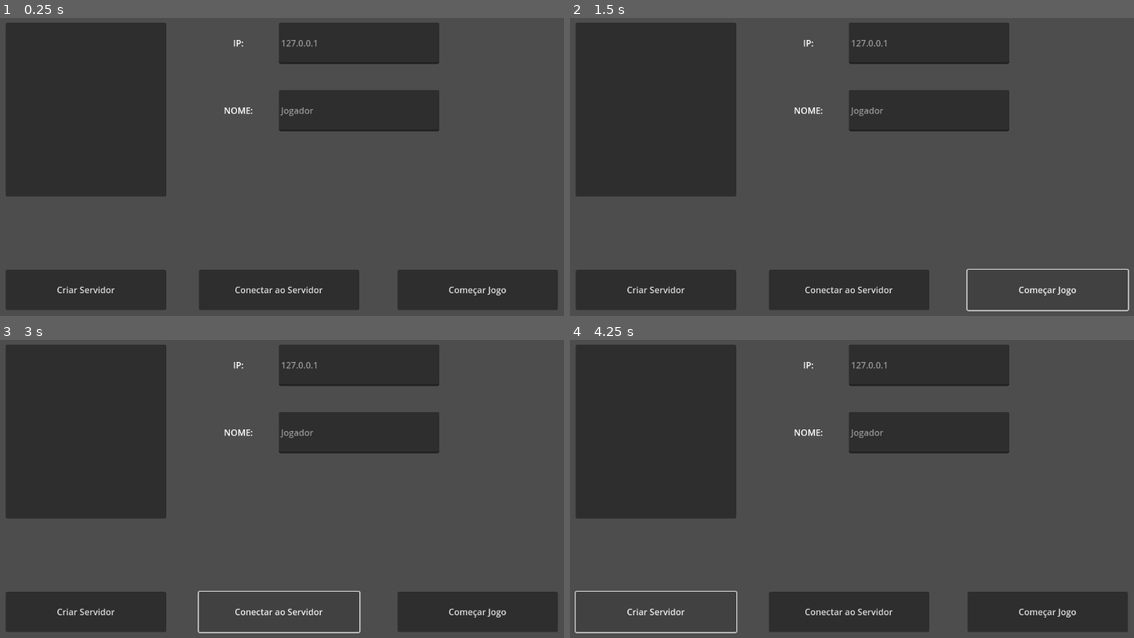
Above: before the commit, frames 1-4 (two rows, left to right).
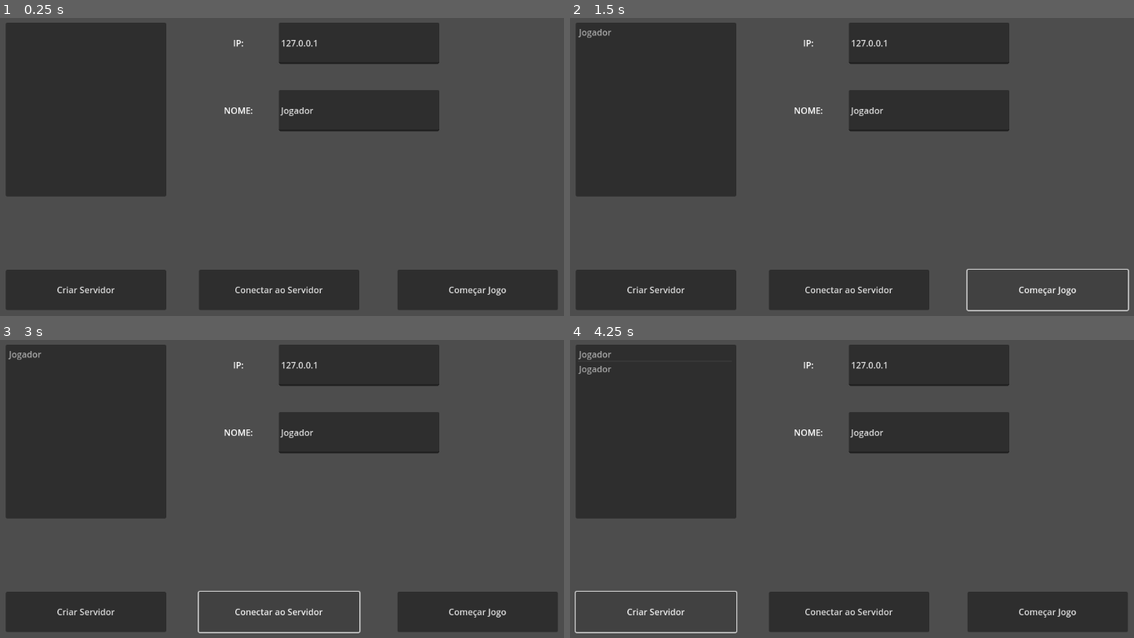
Above: after the commit, the same moments.

Repository: rafaelrodrigosilveira/Sitema-Multiplayer-Godot-4
Game: Godot game, scene res://lan.tscn
Two runs of this game, one before a commit and one after it. Both use one fixed random seed, a clock stepped at 60 frames per second and the inputs below.
Inputs:
- Up to frame 1 (0.25 s): no input
- Up to frame 2 (1.5 s): click "Criar Servidor" at 0.5 s; click "Começar Jogo" at 1.25 s
- Up to frame 3 (3 s): click "Começar Jogo" at 2 s; click "Conectar ao Servidor" at 2.75 s
- Up to frame 4 (4.25 s): click "Criar Servidor" at 3.5 s

The runs differ from the first frame. In frame 1, 0.1% of the frame differs, in the area x 49-57%, y 7-33%; in frame 2, 0.2%; in frame 3, 0.2%; in frame 4, 0.3%, in the area x 1-57%, y 3-33%.
Error before the commit: Out of bounds get index '1' (on base: 'Array') (res://lan.gd:26)

Commit message:
v0.5
finalizada a interface de conexao.

Diff:
--- a/lan.gd
+++ b/lan.gd
@@ -23,6 +23,6 @@
 	var lista = Network.retornar_lista()
 	$ListaJogadores.clear()
 	for i in range(lista.size()):
-		$ListaJogadores.add_item([i][1])
+		$ListaJogadores.add_item(lista[i][1])
 		pass
 	pass
--- a/lan.tscn
+++ b/lan.tscn
@@ -64,6 +64,7 @@
 offset_top = 59.0
 offset_right = 871.0
 offset_bottom = 135.0
+text = "127.0.0.1"
 placeholder_text = "127.0.0.1"
 
 [node name="NomeEdit" type="LineEdit" parent="."]
@@ -72,6 +73,7 @@
 offset_top = 183.0
 offset_right = 871.0
 offset_bottom = 259.0
+text = "Jogador"
 placeholder_text = "Jogador"
 
 [node name="Label" type="Label" parent="."]
--- a/network.gd
+++ b/network.gd
@@ -25,6 +25,7 @@
 
 @warning_ignore("unused_parameter", "shadowed_variable")
 func par_disconectado(id):
+	rpc("remover_jogador",id)
 	pass
 
 func falha_na_conexao():
@@ -45,6 +46,17 @@
 		rpc("registrar_jogador",id,nome)
 	# acrescenta os dados dos jogadores a lista
 	jogadores.append([id,nome])
+	emit_signal("lista_alterada")
+
+@rpc("any_peer", "call_local") # talvez tenha que remover aspas do call_local
+func remover_jogador():
+	for i in range(jogadores.size()):
+		if jogadores[i][0] == id:
+			jogadores.remove_at(i)
+			emit_signal("lista_alterada")
+			return
+	pass
+
 # FUNCAO DE CRIACAO DO SERVIDOR
 func criar_servidor():
 	par = ENetMultiplayerPeer.new()
@@ -53,7 +65,6 @@
 	par.peer_disconnected.connect(self.par_disconectado)
 	id = multiplayer.multiplayer_peer.get_unique_id() # recebe id unico
 	registrar_jogador(id, nome_jogador)
-	emit_signal("lista_alterada")
 	pass
 
 # FUNCAO DE CONEXAO DO CLIENTE AO SERVIDOR
@@ -73,3 +84,4 @@
 
 func retornar_lista():
 	return jogadores
+	pass
